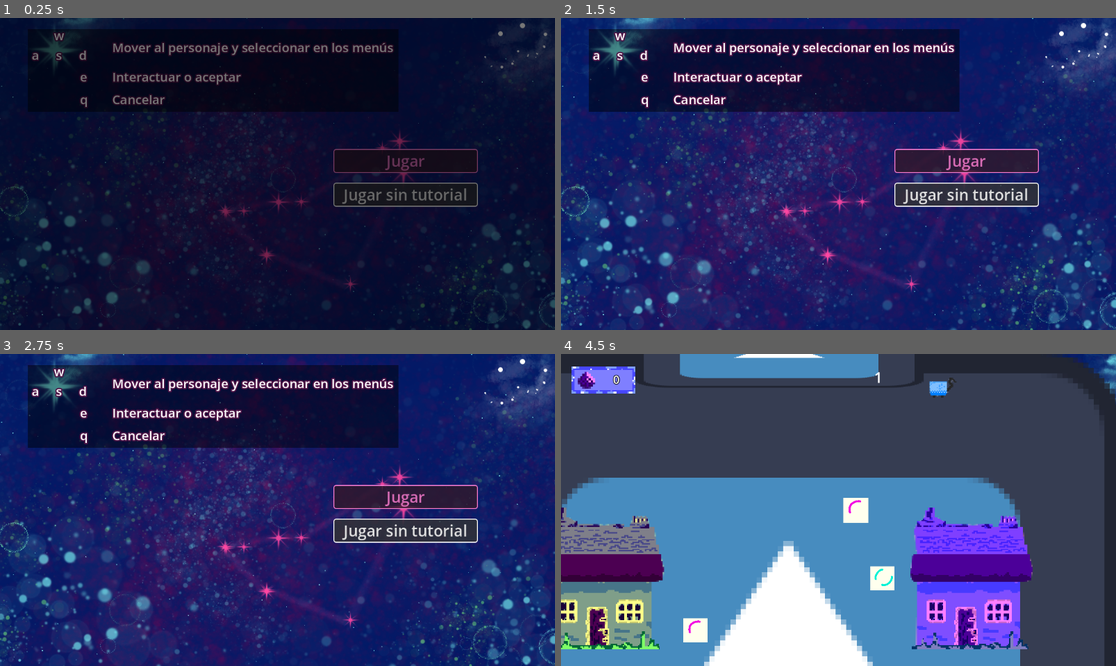
Above: before the commit, frames 1-4 (two rows, left to right).
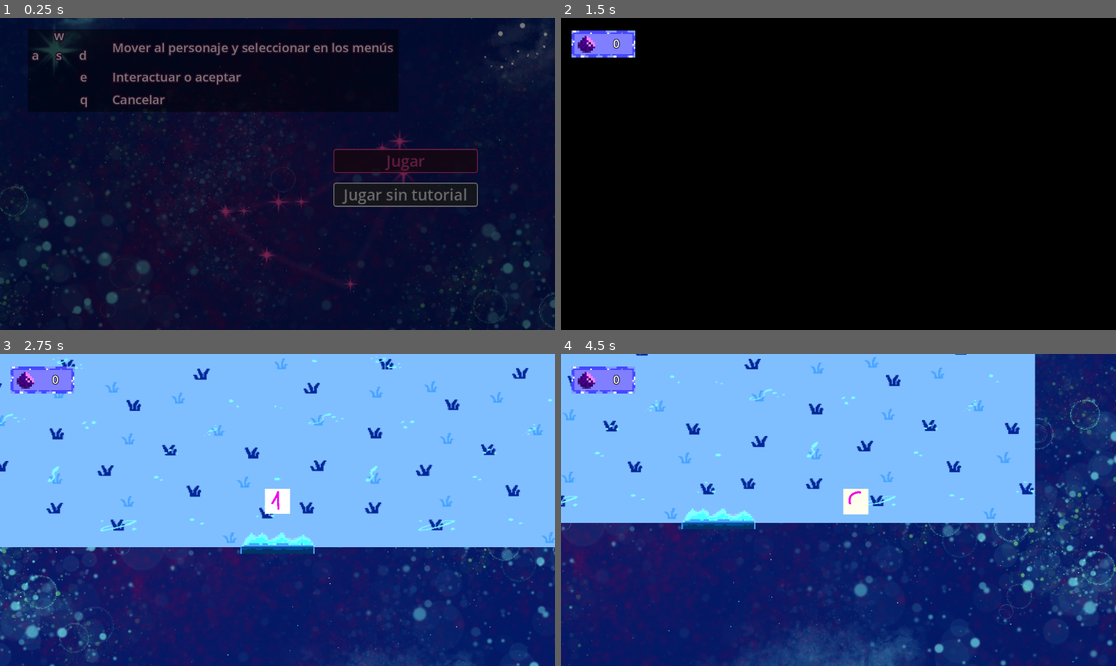
Above: after the commit, the same moments.

Repository: HectorAldao/quantic_gamejam
Game: Godot game, scene res://menus/main_menu/main_menu.tscn
Same seed, same stepped clock (60 frames per second), same inputs: the game is played once before the commit and once after it. The engine's default icon, where the game draws it, is replaced by a stand-in: a white triangle on a blue panel in a dark square.
Inputs (mouse positions are in pixels of both pictures, inside the frame that each line leads up to):
- Up to frame 1 (0.25 s): no input
- Up to frame 2 (1.5 s): click "Jugar sin tutorial" at 0.5 s; click (966, 161) at 1.25 s, where only the run before the commit has a clickable "Jugar"
- Up to frame 3 (2.75 s): click (405, 497) at 2 s, where only the run before the commit has a clickable "Jugar"
- Up to frame 4 (4.5 s): tap Enter (ui_accept) at 2.75, 3.02, 3.77 s; move the mouse to (960, 494) at 2.77 s; hold D (move_character_right) 2.78-3.53 s; hold E (interact) 2.78-3.53 s; move the mouse to (727, 525) at 3.52 s; hold S (move_character_down) 3.53-4.28 s; tap E (interact) at 3.6 s; move the mouse to (894, 441) at 4.27 s; hold D (move_character_right) from 4.28 s (still down); hold E (interact) from 4.28 s (still down)

The runs differ from the first frame. In frame 1, 0.1% of the frame differs, in the area x 60-87%, y 42-50%; in frame 2, 100%, in the area x 0-100%, y 0-100%; in frame 3, 72%; in frame 4, 98%.
Error before the commit: Cannot call method 'change_scene_to_file' on a null value. (res://menus/main_menu/main_menu.gd:139)

Commit message:
feat: mouse control

Diff:
--- a/godot_proyecto/menus/main_menu/main_menu.gd
+++ b/godot_proyecto/menus/main_menu/main_menu.gd
@@ -1,3 +1,44 @@
+#extends Control
+#
+#func _ready() -> void:
+#	UiLayer.get_node("HUDContainer/PanelHuevos").visible = false
+#
+#	# Obtener referencias a los botones de la escena
+#	var btn_jugar = $CentroMenu/Jugar
+#	var btn_sin_tutorial = $CentroMenu/JugarNoTuto
+#
+#	# Conectar las señales de los botones
+#	btn_jugar.pressed.connect(_on_jugar_pressed)
+#	btn_sin_tutorial.pressed.connect(_on_jugar_sin_tutorial_pressed)
+#
+#	# Establecer el foco inicial
+#	btn_jugar.grab_focus()
+#
+## Callbacks de lógica de negocio
+#func _on_jugar_pressed() -> void:
+#	await _start_game_with_fade("res://scenes/zonas/pueblo/pueblo.tscn")
+#
+#func _on_jugar_sin_tutorial_pressed() -> void:
+#	Global.tutorial_was_played = true
+#	await _start_game_with_fade("res://scenes/zonas/pueblo/pueblo.tscn")
+#
+#func _start_game_with_fade(scene_path: String) -> void:
+#	# Guardar referencia al árbol ANTES del await
+#	var tree = get_tree()
+#
+#	# Emitir señal de puerta abierta para activar fade out
+#	Global.door_opended.emit(scene_path)
+#
+#	# Esperar a que termine el fade out
+#	await Global.fade_out_completed
+#
+#	UiLayer.get_node("HUDContainer/PanelHuevos").visible = true
+#
+#	# Usar la referencia guardada
+#	tree.change_scene_to_file(scene_path)
+
+################################
+
 extends Control
 
 var menu_options: Array = []
@@ -12,6 +53,7 @@
 
 	# Crear contenedor para el menú
 	var menu_container = VBoxContainer.new()
+	menu_container.mouse_filter = Control.MOUSE_FILTER_PASS # Permite que el input llegue a los botones
 
 	# Configurar anchors para centrar el contenedor con respecto a CentroMenu
 	menu_container.anchor_left = 0.5
@@ -44,6 +86,7 @@
 
 func create_menu_option(text: String) -> Button:
 	var button = Button.new()
+	button.mouse_filter = Control.MOUSE_FILTER_STOP
 	button.text = text
 	button.flat = false
 	button.add_theme_font_size_override("font_size", 32)
@@ -68,7 +111,7 @@
 	style_hover.border_width_right = 3
 	style_hover.border_width_top = 3
 	style_hover.border_width_bottom = 3
-	style_hover.border_color = Color(0.967, 0.485, 0.818, 1.0)
+	style_hover.border_color = Color("E9429D")
 	style_hover.corner_radius_top_left = 5
 	style_hover.corner_radius_top_right = 5
 	style_hover.corner_radius_bottom_left = 5
@@ -88,7 +131,7 @@
 func update_selection() -> void:
 	for i in range(menu_options.size()):
 		if i == current_selection:
-			menu_options[i].modulate = Color(0.967, 0.485, 0.818, 1.0)  # Amarillo
+			menu_options[i].modulate = Color("E9429D")  # Amarillo
 		else:
 			menu_options[i].modulate = Color(1.0, 1.0, 1.0)  # Blanco
 
@@ -127,6 +170,9 @@
 
 
 func _start_game_with_fade(scene_path: String) -> void:
+	# Guardar referencia al árbol ANTES del await
+	var tree = get_tree()
+
 	# Emitir señal de puerta abierta para activar fade out
 	Global.door_opended.emit(scene_path)
 
@@ -135,5 +181,5 @@
 
 	UiLayer.get_node("HUDContainer/PanelHuevos").visible = true
 
-	# Cambiar de escena (el fade in se ejecutará automáticamente en _ready de UiLayer)
-	get_tree().change_scene_to_file(scene_path)
+	# Usar la referencia guardada
+	tree.change_scene_to_file(scene_path)
--- a/godot_proyecto/menus/main_menu/main_menu.tscn
+++ b/godot_proyecto/menus/main_menu/main_menu.tscn
@@ -11,6 +11,7 @@
 anchor_bottom = 1.0
 grow_horizontal = 2
 grow_vertical = 2
+mouse_filter = 2
 script = ExtResource("1_xbn2l")
 
 [node name="BackgroundLayer" parent="." unique_id=1326306561 instance=ExtResource("2_vu5tu")]
@@ -19,11 +20,13 @@
 offset_top = -194.0
 offset_right = 176.0
 offset_bottom = 438.0
+mouse_filter = 2
 
 [node name="Controles" type="Control" parent="." unique_id=1610132230]
 anchors_preset = 0
 offset_right = 40.0
 offset_bottom = 40.0
+mouse_filter = 2
 
 [node name="ColorRect" type="ColorRect" parent="Controles" unique_id=630101526]
 layout_mode = 0
@@ -153,3 +156,22 @@
 offset_bottom = 33.0
 grow_horizontal = 0
 grow_vertical = 2
+mouse_filter = 2
+
+[node name="Jugar" type="Button" parent="CentroMenu" unique_id=1360921744]
+visible = false
+layout_mode = 0
+offset_top = -7.999999
+offset_right = 127.0
+offset_bottom = 31.0
+scale = Vector2(1.2680635, 1.2680635)
+text = "Jugar"
+
+[node name="JugarNoTuto" type="Button" parent="CentroMenu" unique_id=1227273230]
+visible = false
+layout_mode = 0
+offset_top = 52.0
+offset_right = 127.0
+offset_bottom = 91.0
+scale = Vector2(1.2680635, 1.2680635)
+text = "Jugar sin Intro"
--- a/godot_proyecto/project.godot
+++ b/godot_proyecto/project.godot
@@ -31,6 +31,7 @@
 "events": [Object(InputEventKey,"resource_local_to_scene":false,"resource_name":"","device":-1,"window_id":0,"alt_press …(192 unchanged characters)…
 , Object(InputEventKey,"resource_local_to_scene":false,"resource_name":"","device":-1,"window_id":0,"alt_pressed":false …(182 unchanged characters)…
 , Object(InputEventKey,"resource_local_to_scene":false,"resource_name":"","device":-1,"window_id":0,"alt_pressed":false …(183 unchanged characters)…
+, Object(InputEventMouseButton,"resource_local_to_scene":false,"resource_name":"","device":-1,"window_id":0,"alt_pressed":false,"shift_pressed":false,"ctrl_pressed":false,"meta_pressed":false,"button_mask":0,"position":Vector2(0, 0),"global_position":Vector2(0, 0),"factor":1.0,"button_index":1,"canceled":false,"pressed":false,"double_click":false,"script":null)
 ]
 }
 move_character_up={
--- a/godot_proyecto/scenes/zonas/granja/granja.tscn
+++ b/godot_proyecto/scenes/zonas/granja/granja.tscn
@@ -6,6 +6,7 @@
 [ext_resource type="PackedScene" uid="uid://dp8ojf16qwn8w" path="res://scenes/personaje/personaje.tscn" id="2_wlvj5"]
 [ext_resource type="Texture2D" uid="uid://d1osg48pg1whx" path="res://assets/suelos/fondo_granja_mosaico.png" id="3_12qer"]
 [ext_resource type="Script" uid="uid://bc2abdysn7x2k" path="res://scenes/zonas/granja/huevos.gd" id="5_ja1ua"]
+[ext_resource type="Texture2D" uid="uid://k28sqb0qvv6n" path="res://assets/transicion/puerta_gallinero.png" id="5_m1qic"]
 [ext_resource type="PackedScene" uid="uid://ba3eg6whsa6b7" path="res://scenes/animales/animal.tscn" id="7_0tmab"]
 [ext_resource type="Texture2D" uid="uid://b1i5fjsgpda0m" path="res://assets/animales/animal_gato.png" id="8_12qer"]
 [ext_resource type="Texture2D" uid="uid://dnvwgl801osd" path="res://assets/animales/animal_pollo.png" id="9_4ieh7"]
@@ -19,8 +20,6 @@
 
 [sub_resource type="RectangleShape2D" id="RectangleShape2D_j1vlt"]
 size = Vector2(7.757635, 19.980564)
-
-[sub_resource type="CanvasItemMaterial" id="CanvasItemMaterial_12qer"]
 
 [node name="Granja" type="Node2D" unique_id=1924357717]
 script = ExtResource("1_supsg")
@@ -80,19 +79,15 @@
 script = ExtResource("2_ieqsx")
 target_scene_path = "uid://cb6u1ac45o58t"
 
+[node name="Sprite2D" type="Sprite2D" parent="PuertaPueblo" unique_id=310199427]
+position = Vector2(-0.039783, 7.8992796)
+scale = Vector2(0.14321056, 1.672708)
+texture = ExtResource("5_m1qic")
+
 [node name="AreaPuerta" type="CollisionShape2D" parent="PuertaPueblo" unique_id=861783104]
 position = Vector2(-0.05967414, 1.6262512)
 scale = Vector2(1, 0.99999976)
 shape = SubResource("RectangleShape2D_j1vlt")
-
-[node name="ColorRect" type="ColorRect" parent="PuertaPueblo" unique_id=1151810662]
-material = SubResource("CanvasItemMaterial_12qer")
-offset_left = -3.3019679
-offset_top = -7.434671
-offset_right = 51.11098
-offset_bottom = 8.851156
-scale = Vector2(0.110400096, 1.1534777)
-color = Color(1, 1, 0.15294118, 0.3254902)
 
 [node name="Personaje" parent="." unique_id=1717447656 instance=ExtResource("2_wlvj5")]
 position = Vector2(0, 560)
@@ -108,6 +103,7 @@
 
 [node name="Gato" parent="." unique_id=183913162 instance=ExtResource("7_0tmab")]
 position = Vector2(-547.08594, -24.677002)
+velocidad = 60.0
 sprite_texture = ExtResource("8_12qer")
 cientifica = "schrodinger"
 
@@ -119,7 +115,7 @@
 [node name="Oveja" parent="." unique_id=233454787 instance=ExtResource("7_0tmab")]
 position = Vector2(338.2489, 365.05334)
 "multiplicador_tamaño" = 1.5
-velocidad = 35.0
+velocidad = 30.0
 sprite_texture = ExtResource("10_m1qic")
 cientifica = "dirac"
 mira_derecha = false
@@ -127,7 +123,7 @@
 [node name="Erizo" parent="." unique_id=1424811808 instance=ExtResource("7_0tmab")]
 position = Vector2(-518.7358, 79.54223)
 "multiplicador_tamaño" = 0.5
-velocidad = 30.0
+velocidad = 60.0
 sprite_texture = ExtResource("11_nes8p")
 cientifica = "bohr"
 mira_derecha = false
@@ -135,7 +131,7 @@
 [node name="Conejo" parent="." unique_id=1397820351 instance=ExtResource("7_0tmab")]
 position = Vector2(547.57794, -25.622892)
 "multiplicador_tamaño" = 1.25
-velocidad = 70.0
+velocidad = 80.0
 sprite_texture = ExtResource("12_o7v88")
 
 [node name="BackgroundLayer" parent="." unique_id=1326306561 instance=ExtResource("13_4ieh7")]
--- /dev/null
+++ b/godot_proyecto/scenes/zonas/pueblo/cheat.gd
@@ -0,0 +1,46 @@
+extends Area2D
+
+var press_times: Array = []
+var press_count: int = 0
+var time_window: float = 1.0
+var required_presses: int = 3
+var player_inside: bool = false
+
+# Called when the node enters the scene tree for the first time.
+func _ready() -> void:
+	body_entered.connect(_on_body_entered)
+	body_exited.connect(_on_body_exited)
+
+
+# Called every frame. 'delta' is the elapsed time since the previous frame.
+func _process(_delta: float) -> void:
+	pass
+
+func _on_body_entered(body: Node2D) -> void:
+	if body is CharacterBody2D:
+		player_inside = true
+
+func _on_body_exited(body: Node2D) -> void:
+	if body is CharacterBody2D:
+		player_inside = false
+		press_times.clear()
+
+func _input(_event: InputEvent) -> void:
+	if not player_inside:
+		return
+
+	if Input.is_action_just_pressed("interact"):
+		var current_time = Time.get_ticks_msec() / 1000.0
+		press_times.append(current_time)
+
+		# Remove old presses outside the time window
+		press_times = press_times.filter(func(time): return current_time - time < time_window)
+
+		# Check if we have 3 presses within 1 second
+		if press_times.size() >= required_presses:
+			activate_cheat()
+			press_times.clear()
+
+func activate_cheat() -> void:
+	Global.huevos_cogidos += 100
+	print("¡Cheat activado! +100 huevos")
--- a/godot_proyecto/scenes/zonas/pueblo/pueblo.tscn
+++ b/godot_proyecto/scenes/zonas/pueblo/pueblo.tscn
@@ -15,6 +15,7 @@
 [ext_resource type="SpriteFrames" uid="uid://b0ys47vlkgkq6" path="res://scenes/cientifica/schrodinger_sprites.tres" id="10_td4hj"]
 [ext_resource type="Script" uid="uid://btvnx178rj1tg" path="res://scenes/zonas/pueblo/puerta_granja.gd" id="11_0l5ct"]
 [ext_resource type="Script" uid="uid://bgbhc8rx4c8hg" path="res://scenes/zonas/pueblo/huevos.gd" id="13_norcv"]
+[ext_resource type="Script" uid="uid://cbfqoc5ovo8l2" path="res://scenes/zonas/pueblo/cheat.gd" id="16_owgkr"]
 
 [sub_resource type="RectangleShape2D" id="RectangleShape2D_0l5ct"]
 size = Vector2(136, 126)
@@ -29,6 +30,9 @@
 
 [sub_resource type="LabelSettings" id="LabelSettings_i7phy"]
 font_size = 30
+
+[sub_resource type="RectangleShape2D" id="RectangleShape2D_mjabk"]
+size = Vector2(98, 77)
 
 [node name="Pueblo" type="Node2D" unique_id=780892664]
 script = ExtResource("1_4ed80")
@@ -167,3 +171,11 @@
 offset_bottom = -624.0
 text = "0"
 label_settings = SubResource("LabelSettings_i7phy")
+
+[node name="Cheat" type="Area2D" parent="." unique_id=959003676]
+position = Vector2(-655, 643)
+script = ExtResource("16_owgkr")
+
+[node name="CollisionShape2D" type="CollisionShape2D" parent="Cheat" unique_id=324505222]
+position = Vector2(39, -28.5)
+shape = SubResource("RectangleShape2D_mjabk")
--- a/godot_proyecto/ui/ui_layer.gd
+++ b/godot_proyecto/ui/ui_layer.gd
@@ -31,7 +31,8 @@
 func _connect_npcs(node: Node) -> void:
 	#print(node)
 	if node.has_signal("dialog_requested"):
-		node.dialog_requested.connect(_on_dialog_requested)
+		if not node.dialog_requested.is_connected(_on_dialog_requested):
+			node.dialog_requested.connect(_on_dialog_requested)
 
 	for child in node.get_children():
 		_connect_npcs(child)
--- a/godot_proyecto/ui/ui_layer.tscn
+++ b/godot_proyecto/ui/ui_layer.tscn
@@ -129,6 +129,7 @@
 anchor_bottom = 1.0
 grow_horizontal = 2
 grow_vertical = 2
+mouse_filter = 2
 color = Color(0, 0, 0, 1)
 
 [node name="AnimationPlayer" type="AnimationPlayer" parent="HUDContainer/ColorRect" unique_id=686364647]
@@ -141,6 +142,7 @@
 offset_top = 14.0
 offset_right = 58.0
 offset_bottom = 54.0
+mouse_filter = 2
 
 [node name="Fondo" type="Sprite2D" parent="HUDContainer/PanelHuevos" unique_id=1295756112]
 position = Vector2(70, 39.999996)
Binary file added: godot_proyecto/assets/suelos/fondo_base.png
Not shown, added: godot_proyecto/assets/suelos/fondo_base.png.import
Binary file added: godot_proyecto/assets/suelos/fondo_old.png
Not shown, added: godot_proyecto/assets/suelos/fondo_old.png.import
Binary file added: godot_proyecto/assets/transicion/puerta_gallinero.png
Not shown, added: godot_proyecto/assets/transicion/puerta_gallinero.png.import
Not shown, added: godot_proyecto/scenes/zonas/pueblo/cheat.gd.uid
Not shown, changed: docs/index.html
Not shown, changed: docs/index.icon.png
Not shown, changed: docs/index.pck
Not shown, added: godot_proyecto/1
Not shown, added: godot_proyecto/assets/transicion/puerta_gallinero.png~
